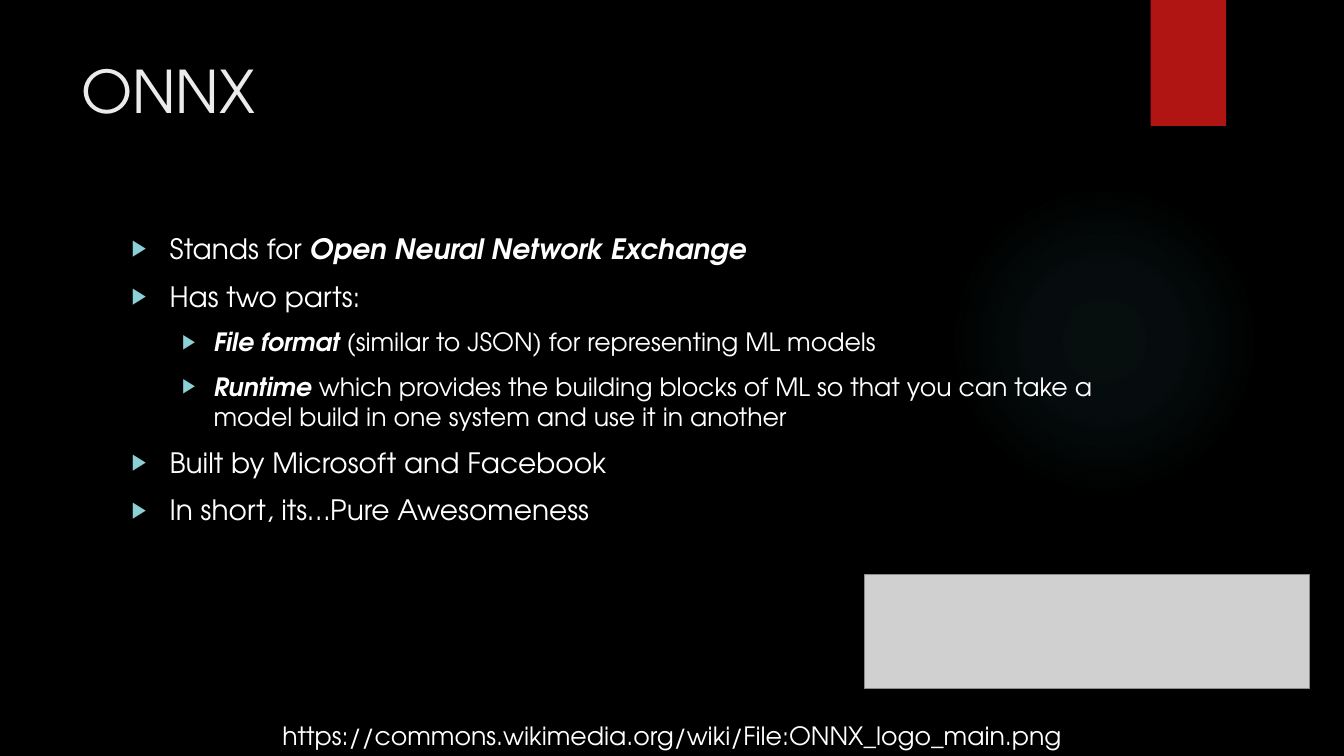
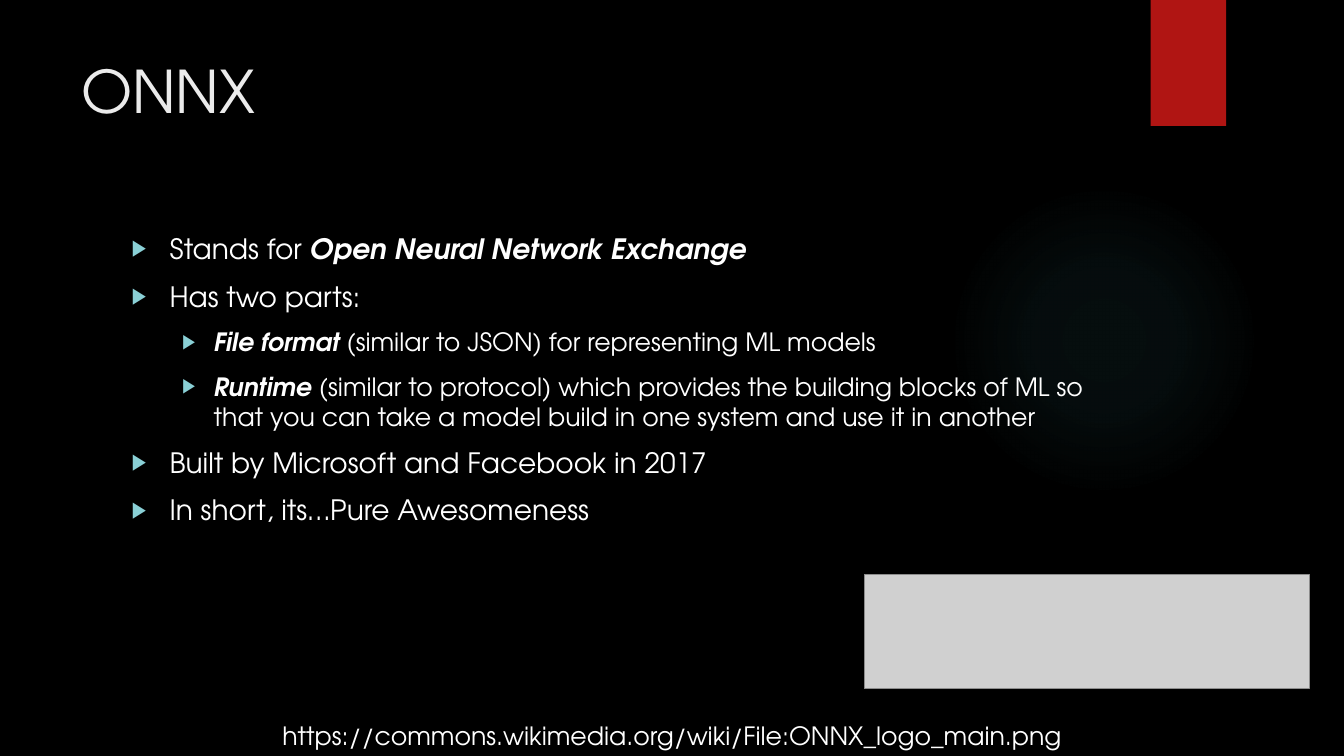
Before and after one commit to korz/ml-in-csharp, a slide deck: slide 34 of Slides.pptx (slide 23 before the commit). Drawn at 1344x756 pixels with LibreOffice and Linux fonts; fonts in the diff are those of the drawing; grey boxes stand for pictures; background and template pictures are left out. Boxes give left, top, right and bottom in pixels: in the first picture for what was removed or moved away, otherwise in the second. Text is boxed around its words. In the diff, an @@ line names an element or a change of style, - is before the commit and + after.

```diff
--- a/Slides.pptx
+++ b/Slides.pptx
@@ text at [170,376,1083,479]: text changed @@
-  ▶ Runtime which provides the building blocks of ML so that you can take a model build in one system and use it in another
-▶ Built by Microsoft and Facebook
+  ▶ Runtime (similar to protocol) which provides the building blocks of ML so that you can take a model build in one system and use it in another
+▶ Built by Microsoft and Facebook in 2017
```
Also in this commit, not shown: 18 other slides changed, 16 slides added, 9 slides removed, 4 other files.
